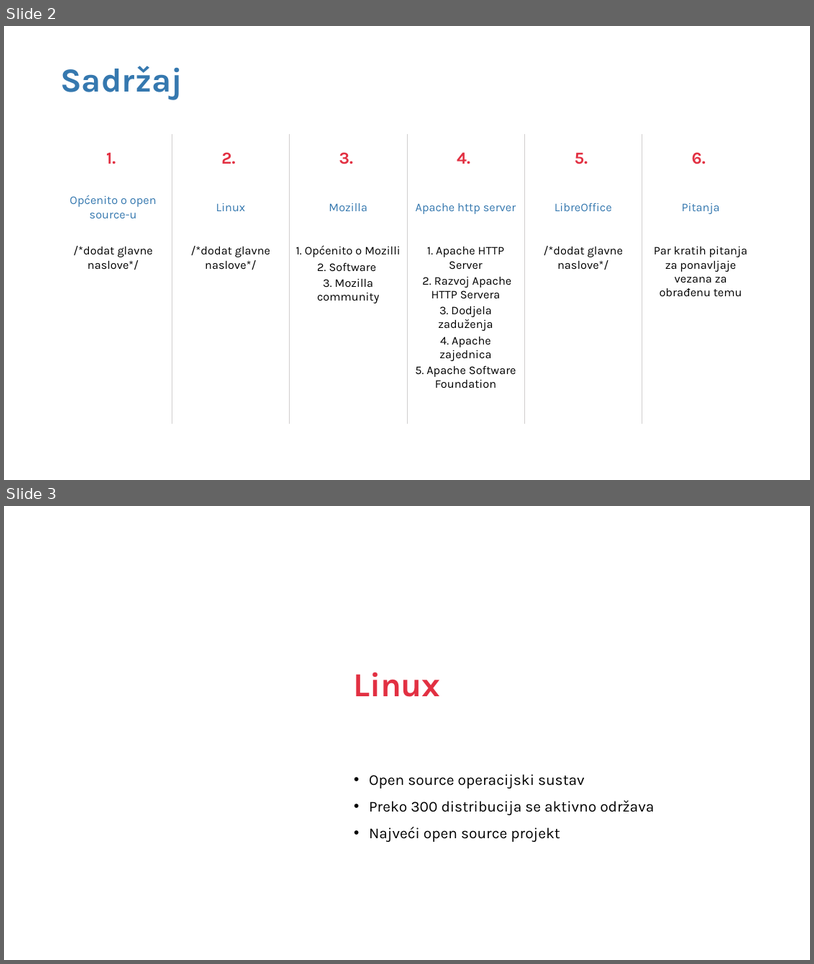
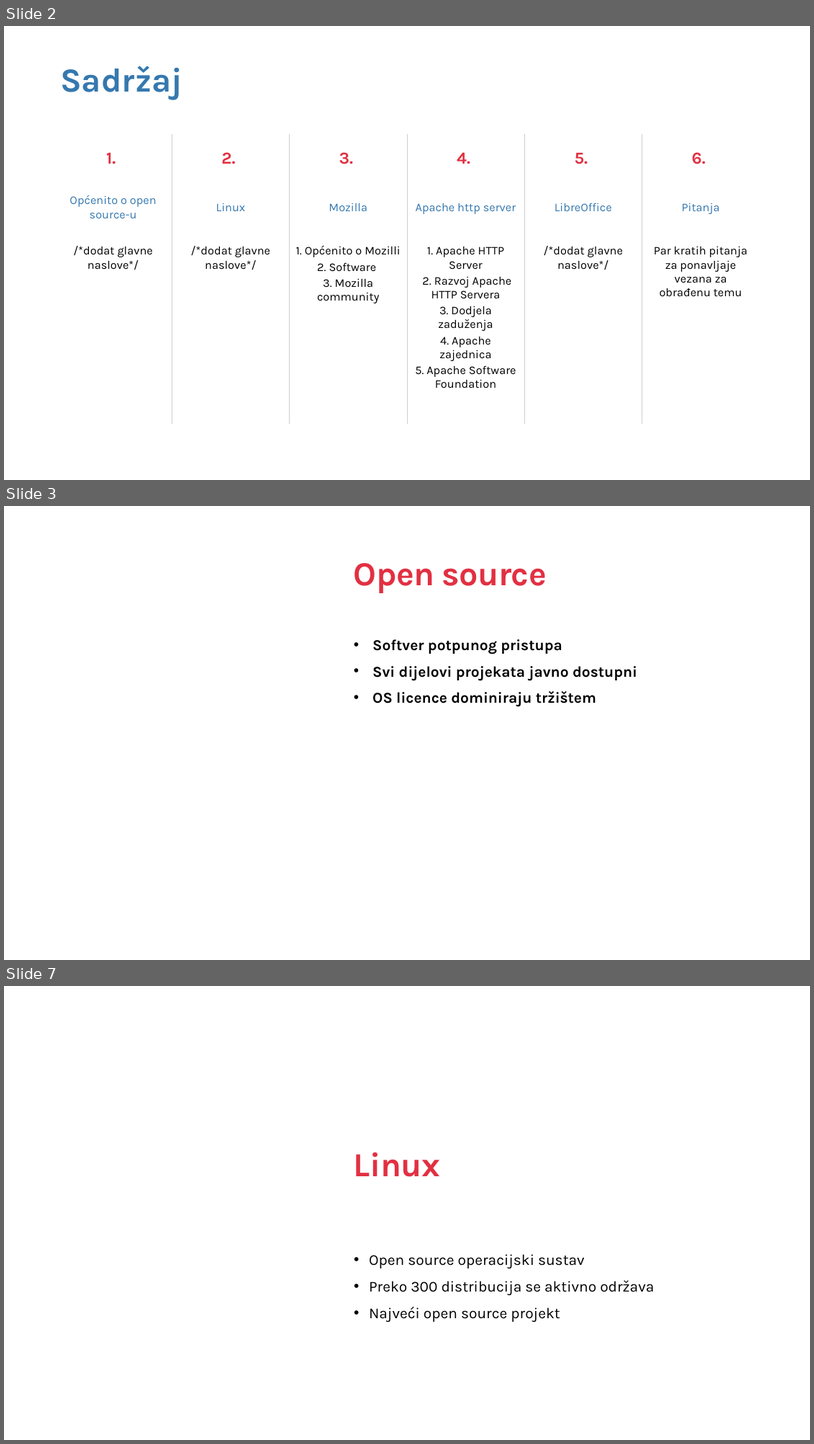
Before and after one commit to CvetkovskiIvor/ProgramskoInzenjerstvoSeminar, a slide deck: Open Source Prezentacija.pptx. Shown one above the other, each under a label of ours: slides 2 and 3 before the commit, slides 2, 3 and 7 after it; the slides between them are not shown. The pictures are 814x964 and 814x1444 pixels, drawn with LibreOffice and Linux fonts; fonts in the diff are those of the drawing; background and template pictures are left out. Boxes give left, top, right and bottom in pixels: in the first picture for what was removed or moved away, otherwise in the second. Text is boxed around its words. In the diff, an @@ line names an element or a change of style, - is before the commit and + after.

```diff
--- a/Open Source Prezentacija.pptx
+++ b/Open Source Prezentacija.pptx
@@ slide 3 added at [4, 506, 810, 960], background #FFFFFF @@
@@ title added at [354, 563, 547, 593], 40 pt, text #E23042, bold @@
+Open source
@@ text added at [373, 639, 638, 707], 18 pt, text #000000, bold @@
+• Softver potpunog pristupa
+• Svi dijelovi projekata javno dostupni
+• OS licence dominiraju tržištem
@@ what was slide 3 is now slide 7 @@
```
Also in this commit, not shown: 3 other slides added.
